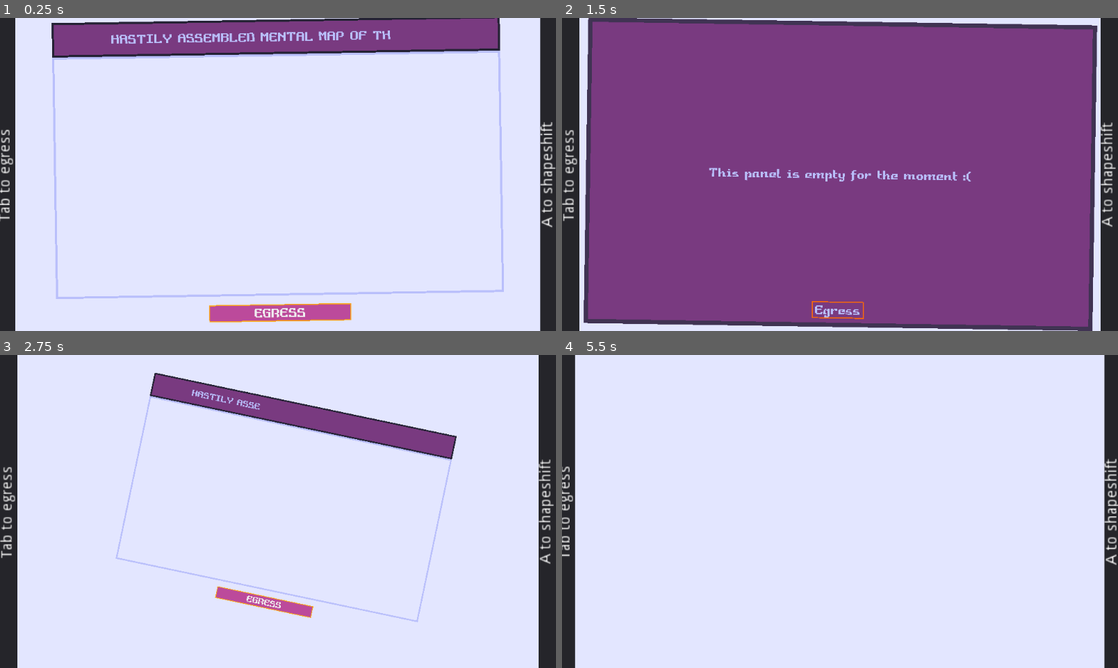
Above: before the commit, frames 1-4 (two rows, left to right).
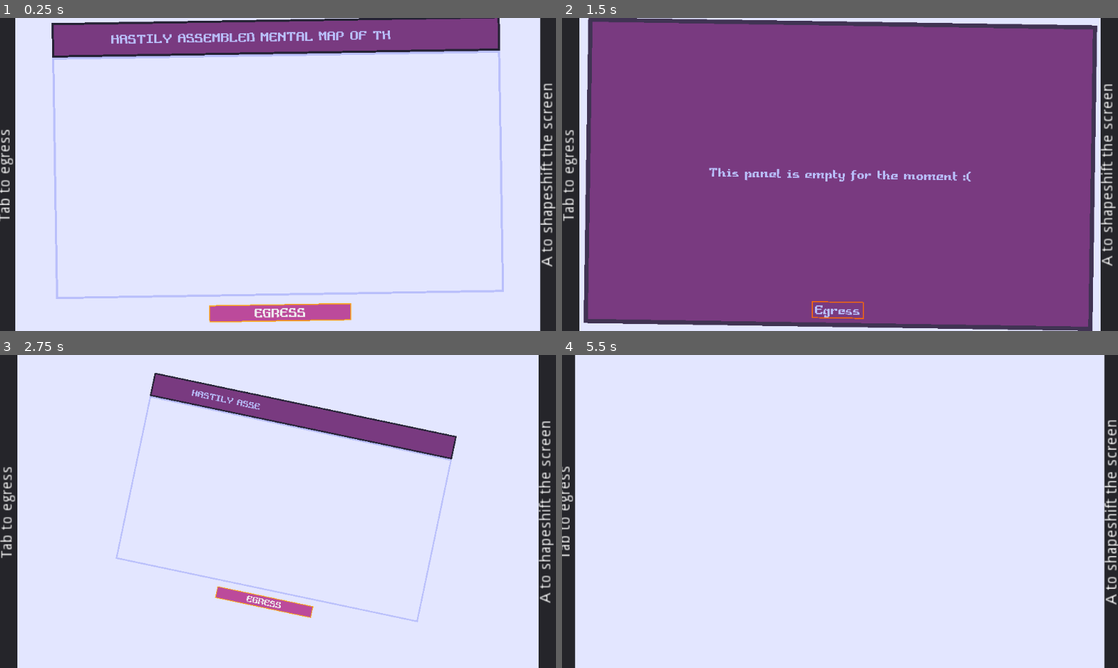
Above: after the commit, the same moments.

Repository: yokcos/omnigon
Game: Godot game, scene res://ui/details_overlay.tscn
Same seed, same stepped clock (60 frames per second), same inputs: the game is played once before the commit and once after it. This scene is started directly instead of the project's main scene.
Inputs (mouse positions are in pixels of both pictures, inside the frame that each line leads up to):
- Up to frame 1 (0.25 s): no input
- Up to frame 2 (1.5 s): tap Enter (ui_accept) at 0.5 s; move the mouse to (962, 158) at 0.52 s; hold D (interact) 0.53-1.28 s; hold Right (move_right) from 0.53 s (still down); click (962, 158) at 0.67 s; tap Z (jump) at 0.77 s; tap A (shift) at 0.8, 1.35 s; move the mouse to (728, 190) at 1.27 s
- Up to frame 3 (2.75 s): tap Z (jump) at 1.52 s; tap D (interact) at 1.55 s; move the mouse to (333, 442) at 2.02 s; release Right (move_right) at 2.03 s; hold Left (move_left) from 2.03 s (still down); hold C (attack) from 2.03 s (still down); tap A (shift) at 2.3 s
- Up to frame 4 (5.5 s): move the mouse to (812, 574) at 2.77 s; release Left (move_left) at 2.78 s; release C (attack) at 2.78 s; hold Right (move_right) 2.78-4.28 s; tap D (interact) at 2.85, 4.55 s; click (812, 574) at 2.92 s; tap Z (jump) at 3.02, 3.77, 4.52 s; move the mouse to (1006, 558) at 3.52 s; hold A (shift) 3.53-4.28 s; move the mouse to (673, 464) at 4.27 s; hold Left (move_left) 4.28-5.03 s; tap P (test) at 4.35 s; move the mouse to (867, 511) at 5.02 s; hold Right (move_right) from 5.03 s (still down); hold D (interact) from 5.03 s (still down); click (867, 511) at 5.17 s; tap A (shift) at 5.3 s

The runs differ from the first frame. In frame 1, 0.7% of the frame differs, in the area x 97-100%, y 20-80%; in frame 2, 0.6%; in frame 3, 0.6%; in frame 4, 0.7%.
Error in both runs: Attempt to call function 'connect' in base 'previously freed instance' on a null instance. (res://ui/details_overlay.gd:45)

Commit message:
Protag now has a name

Diff:
--- /dev/null
+++ b/entities/announcement_text.gd
@@ -0,0 +1,14 @@
+extends Label
+
+
+var duration: float = 3
+var speed: float = 12
+
+
+func _process(delta: float) -> void:
+	rect_position.y -= speed * delta
+
+	duration -= delta
+	visible = !(duration < 1 and fmod(duration, 0.2) < 0.1)
+	if duration <= 0 or text == "":
+		queue_free()
--- /dev/null
+++ b/entities/announcement_text.tscn
@@ -0,0 +1,18 @@
+[gd_scene load_steps=3 format=2]
+
+[ext_resource path="res://misc/fnt_tiny.tres" type="DynamicFont" id=1]
+[ext_resource path="res://entities/announcement_text.gd" type="Script" id=2]
+
+[node name="announcement_text" type="Label"]
+margin_left = -64.0
+margin_top = -16.0
+margin_right = 64.0
+margin_bottom = 16.0
+grow_horizontal = 2
+grow_vertical = 2
+custom_colors/font_color = Color( 0.141176, 0.133333, 0.203922, 1 )
+custom_fonts/font = ExtResource( 1 )
+text = "Lighter got!"
+align = 1
+valign = 1
+script = ExtResource( 2 )
--- a/entities/lighter.gd
+++ b/entities/lighter.gd
@@ -10,6 +10,7 @@
 
 func _ready() -> void:
 	obj_tooltip = preload("res://ui/lighter_announcement.tscn")
+	announcement = "Lighter Acquired!"
 
 
 func deploy_tooltip():
--- a/entities/pickup.gd
+++ b/entities/pickup.gd
@@ -4,6 +4,7 @@
 var highlight_distance = 80
 var can_be_collected: bool = false
 var thru_walls: bool = true
+var announcement: String = ""
 
 var tex_fx = preload("res://fx/hat_collect.png")
 var current_tooltip: Node2D = null
@@ -12,6 +13,7 @@
 
 const obj_hitbox = preload("res://pieces/hitbox_octagon.tscn")
 const obj_detector = preload("res://pieces/entity_detector.tscn")
+const obj_announcement = preload("res://entities/announcement_text.tscn")
 var obj_tooltip: PackedScene
 
 
@@ -62,6 +64,10 @@
 func activate():
 	Game.deploy_fx(tex_fx, global_position, 8)
 	destroy_tooltip()
+	if announcement != "":
+		var new_announcement = obj_announcement.instance()
+		new_announcement.text = announcement
+		Game.deploy_ui_instance(new_announcement, global_position - new_announcement.rect_size/2 + Vector2(0, -16))
 	queue_free()
 
 
--- a/rooms/bouncycastle.tscn
+++ b/rooms/bouncycastle.tscn
@@ -52,9 +52,7 @@
 [node name="sign" parent="." instance=ExtResource( 2 )]
 position = Vector2( 352, 176 )
 description = "Sign of Text"
-text = "Thank you for playing the Omnigon demo!
-Please enjoy your reward: Unlimited access to this bouncy castle, and a question:
-What is the name that we shall bless this protagonist with?"
+text = "And so our great protagonist Pbot successfully reached the end of the Omnigon demo, and was able to claim the ultimate reward: Unlimited access to this bouncy castle!"
 
 [node name="stats" type="Control" parent="."]
 margin_left = 16.0
--- a/ui/details_overlay.tscn
+++ b/ui/details_overlay.tscn
@@ -149,7 +149,7 @@
 rect_rotation = -89.9999
 align = 1
 script = ExtResource( 2 )
-base_text = "{shift} to shapeshift"
+base_text = "{shift} to shapeshift the screen"
 
 [node name="animator" type="AnimationPlayer" parent="."]
 anims/RESET = SubResource( 1 )
